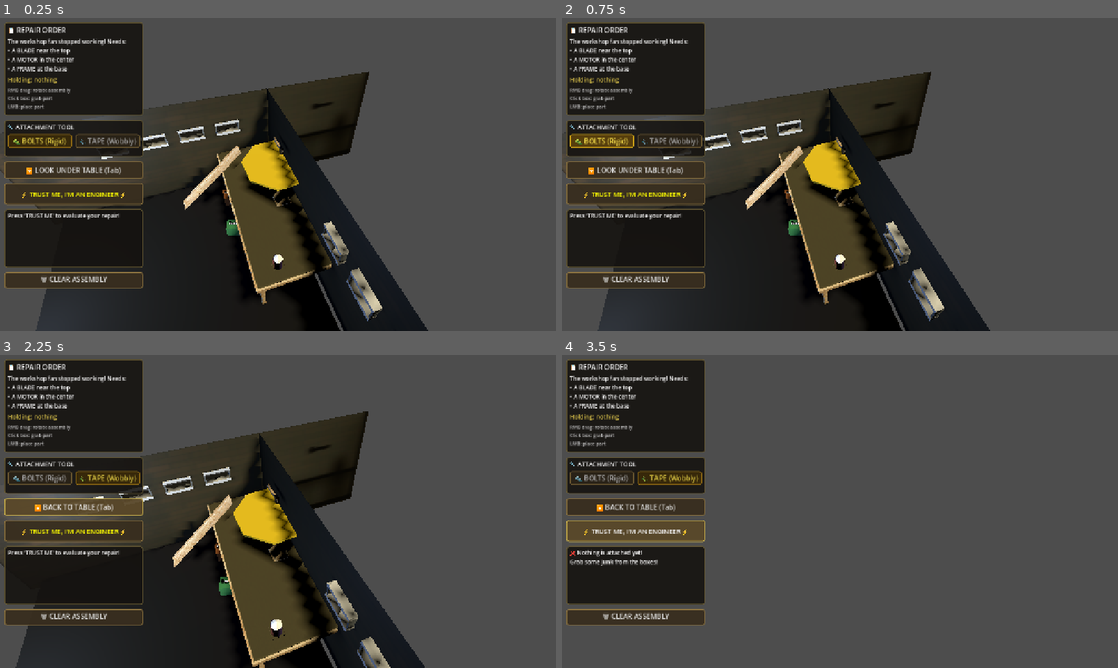
Above: before the commit, frames 1-4 (two rows, left to right).
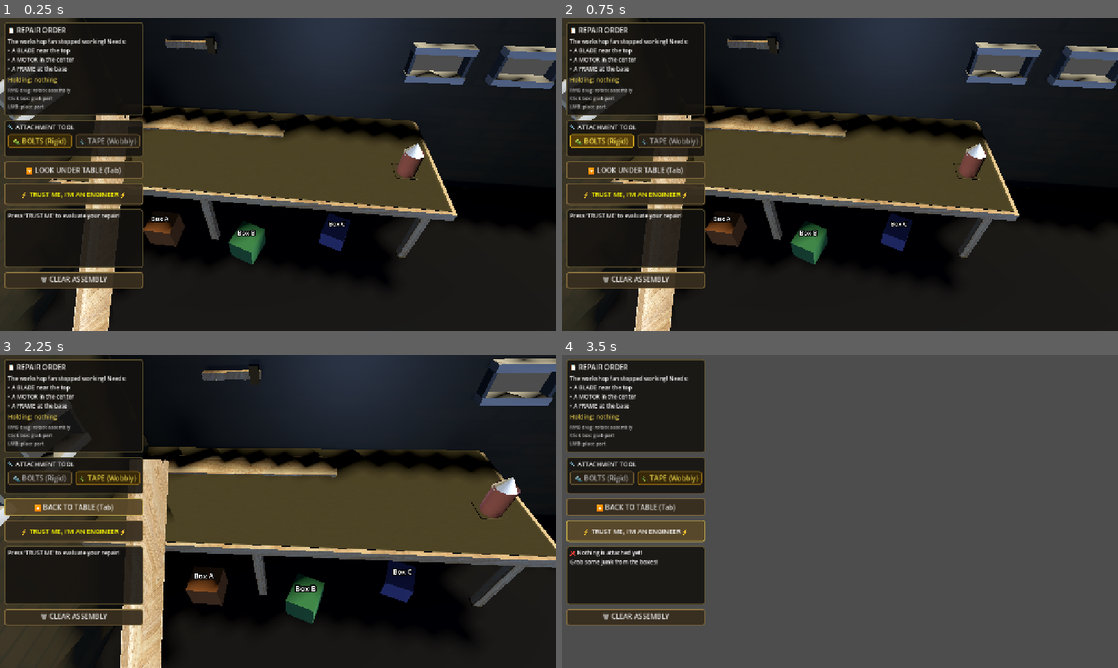
Above: after the commit, the same moments.

Repository: Eg0Ri4/slavik_repairer_simulator
Game: Godot game, scene res://scenes/Main.tscn
The game is run twice, just before and just after one commit, with the same random seed, the same clock (stepped at 60 frames per second) and the same inputs.
Inputs:
- Up to frame 1 (0.25 s): no input
- Up to frame 2 (0.75 s): click "🔩 BOLTS (Rigid)" at 0.5 s
- Up to frame 3 (2.25 s): click "📎 TAPE (Wobbly)" at 1.25 s; click "🔽 LOOK UNDER TABLE (Tab)" at 2 s
- Up to frame 4 (3.5 s): click "⚡ TRUST ME, I'M AN ENGINEER ⚡" at 2.75 s

The runs differ from the first frame. In frame 1, 65% of the frame differs, in the area x 0-100%, y 0-100%; in frame 2, 65%; in frame 3, 68%; in frame 4, nothing differs.

Commit message:
Align spawned items to table top surface and stabilize dragging/placement calculations during camera transitions, remove remnants of pivot base

Diff:
--- a/scenes/Main.tscn
+++ b/scenes/Main.tscn
@@ -22,21 +22,21 @@
 light_color = Color(0.5, 0.6, 0.8, 1)
 light_energy = 0.8
 
-[node name="TableViewTarget" type="Node3D" parent="."]
+[node name="TableViewTarget" type="Node3D" parent="." unique_id=939745630]
 transform = Transform3D(1, 0, 0, 0, 0.707107, 0.707107, 0, -0.707107, 0.707107, 0, 1.4, 1.2)
 
-[node name="UnderTableViewTarget" type="Node3D" parent="."]
+[node name="UnderTableViewTarget" type="Node3D" parent="." unique_id=703505990]
 transform = Transform3D(0.992546, 0.014889, -0.120967, 0, 0.992546, 0.121881, 0.121881, -0.120967, 0.985148, 0.448, -0.316, -1.389)
 
-[node name="CameraController" type="Node3D" parent="."]
+[node name="CameraController" type="Node3D" parent="." unique_id=2093328528]
 transform = Transform3D(1, 0, 0, 0, 0.707107, 0.707107, 0, -0.707107, 0.707107, 0, 1.4, 1.2)
 script = ExtResource("2_camera")
 table_view_target = NodePath("../TableViewTarget")
 under_table_view_target = NodePath("../UnderTableViewTarget")
 
-[node name="Camera3D" type="Camera3D" parent="CameraController"]
+[node name="Camera3D" type="Camera3D" parent="CameraController" unique_id=1648186827]
+transform = Transform3D(0.42822486, 0.63899267, -0.63899285, -0.63899255, 0.71411234, 0.28588742, 0.63899255, 0.2858876, 0.7141122, -0.60374665, -0.01958403, -0.996981)
 fov = 60.0
-near = 0.05
 far = 100.0
 
 [node name="GarageAndTable" parent="." unique_id=1303326482 instance=ExtResource("3_garage")]
@@ -53,9 +53,7 @@
 [node name="AssemblyPivot" type="Node3D" parent="." unique_id=1099143501]
 transform = Transform3D(1, 0, 0, 0, 1, 0, 0, 0, 1, 0, 0.12, 0)
 
-[node name="PivotBase" type="CSGCylinder3D" parent="AssemblyPivot" unique_id=806799231]
-radius = 0.22
-height = 0.015
+
 
 [node name="BoxA" type="StaticBody3D" parent="." unique_id=633883063]
 transform = Transform3D(0.061334442, 0, -0.19036303, 0, 0.2, 0, 0.19036303, 0, 0.061334442, -0.33161613, -0.0108045265, 0.004536271)
--- a/scripts/CameraController.gd
+++ b/scripts/CameraController.gd
@@ -36,7 +36,7 @@
 		return
 
 	# Find AssemblyPivot in the scene tree
-	_assembly_pivot = get_tree().get_first_node_in_group("assembly_pivot")
+	_assembly_pivot = get_node_or_null("../AssemblyPivot")
 
 	# Start at TABLE_VIEW
 	_apply_state_instant("TABLE_VIEW")
--- a/scripts/JunkPart.gd
+++ b/scripts/JunkPart.gd
@@ -87,18 +87,45 @@
 	if camera == null:
 		return
 
+	# Calculate current table surface height dynamically
+	var follow_y := _follow_plane_y
+	var main_node = get_tree().root.get_node_or_null("Main")
+	if main_node:
+		var table_static = main_node.get_node_or_null("TableStaticBody")
+		if table_static:
+			var col_shape = table_static.get_node_or_null("CollisionShape3D")
+			if col_shape and col_shape.shape is BoxShape3D:
+				var shape_size = (col_shape.shape as BoxShape3D).size
+				follow_y = col_shape.global_position.y + (shape_size.y * 0.5 * col_shape.global_transform.basis.get_scale().y)
+
 	var mouse_pos: Vector2 = viewport.get_mouse_position()
-	# Project mouse onto the horizontal plane at _follow_plane_y
+
+	# Project using target table view camera transform if it exists, so the dragging
+	# feels immediately and already on the table, without sliding around during transition.
+	var saved_transform := camera.global_transform
+	var using_target := false
+	if main_node:
+		var tv_target = main_node.get_node_or_null("TableViewTarget")
+		if tv_target:
+			# Target Camera3D transform is tv_target.global_transform * camera.transform
+			var target_camera_global = tv_target.global_transform * camera.transform
+			camera.global_transform = target_camera_global
+			using_target = true
+
+	# Project mouse onto the horizontal plane at follow_y
 	var origin: Vector3 = camera.project_ray_origin(mouse_pos)
 	var direction: Vector3 = camera.project_ray_normal(mouse_pos)
+
+	if using_target:
+		camera.global_transform = saved_transform
 
 	if abs(direction.y) < 0.001:
 		return
 
-	var t: float = (_follow_plane_y - origin.y) / direction.y
+	var t: float = (follow_y - origin.y) / direction.y
 	var target: Vector3 = origin + direction * t
 	# Small hover above surface
-	target.y = _follow_plane_y + 0.05
+	target.y = follow_y + 0.05
 	global_position = target
 
 # ── Mesh builder (CSG-like using MeshInstance3D) ─────────────────────────────
--- a/scripts/Main.gd
+++ b/scripts/Main.gd
@@ -34,6 +34,8 @@
 # Active order
 var _order: OrderData
 
+var _table_y: float = 0.3
+
 # ── Lifecycle ────────────────────────────────────────────────────────────────
 func _ready() -> void:
 	# Reference existing nodes in the scene
@@ -48,19 +50,11 @@
 		var col_shape = table_static.get_node_or_null("CollisionShape3D")
 		if col_shape and col_shape.shape is BoxShape3D:
 			var shape_size = (col_shape.shape as BoxShape3D).size
-			var table_y = col_shape.global_position.y + (shape_size.y * 0.5 * col_shape.global_transform.basis.get_scale().y)
+			_table_y = col_shape.global_position.y + (shape_size.y * 0.5 * col_shape.global_transform.basis.get_scale().y)
 			if assembly_pivot:
-				assembly_pivot.global_position.y = table_y
-
-	# Apply indicator material at runtime
-	var base: CSGCylinder3D = get_node_or_null("AssemblyPivot/PivotBase")
-	if base:
-		var base_mat := StandardMaterial3D.new()
-		base_mat.albedo_color = Color(0.7, 0.6, 0.1)
-		base_mat.emission_enabled = true
-		base_mat.emission = Color(0.6, 0.5, 0.05)
-		base_mat.emission_energy_multiplier = 0.3
-		base.material = base_mat
+				assembly_pivot.global_position.y = _table_y
+
+
 
 	_build_systems()
 	_build_ui()
@@ -257,11 +251,13 @@
 	if item_data == null:
 		return
 
-	# Spawn part above the box temporarily
+	# Spawn part on the table surface directly above the box
 	var part := JunkPart.new()
 	part.setup(item_data)
 	add_child(part)
-	part.global_position = box.global_position + Vector3(0, 0.3, 0)
+	var spawn_pos := box.global_position
+	spawn_pos.y = _table_y + 0.05
+	part.global_position = spawn_pos
 	part.pick_up()
 	GameState.pick_up_part(part)
 
@@ -280,18 +276,22 @@
 	if cam == null:
 		return
 
+	# If camera is transitioning, project using target table view camera transform for consistency
+	var saved_transform := cam.global_transform
+	var using_target := false
+	var tv_target = get_node_or_null("TableViewTarget")
+	if tv_target:
+		var target_camera_global = tv_target.global_transform * cam.transform
+		cam.global_transform = target_camera_global
+		using_target = true
+
 	var origin := cam.project_ray_origin(mouse_pos)
 	var direction := cam.project_ray_normal(mouse_pos)
 
-	# Detect table top surface dynamically from TableStaticBody
-	var table_y := 0.06
-	var table_static = get_node_or_null("TableStaticBody")
-	if table_static:
-		var col_shape = table_static.get_node_or_null("CollisionShape3D")
-		if col_shape and col_shape.shape is BoxShape3D:
-			var shape_size = (col_shape.shape as BoxShape3D).size
-			table_y = col_shape.global_position.y + (shape_size.y * 0.5 * col_shape.global_transform.basis.get_scale().y)
-
+	if using_target:
+		cam.global_transform = saved_transform
+
+	var table_y := _table_y
 	var drop_pos := Vector3.ZERO
 	var hit_y := table_y
 
